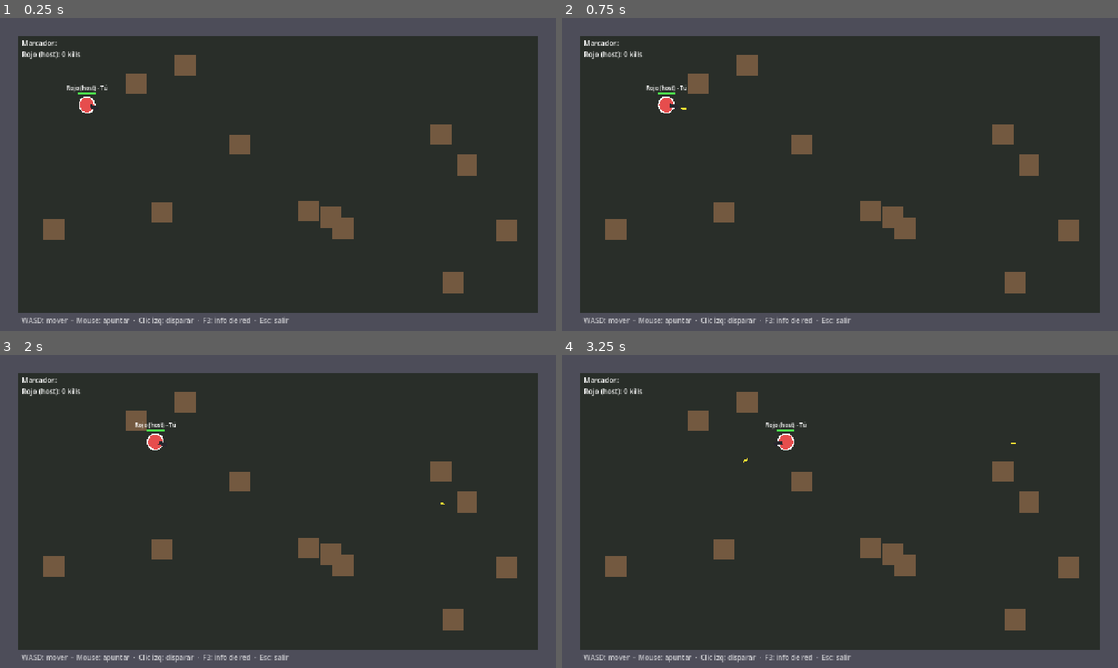
Above: before the commit, frames 1-4 (two rows, left to right).
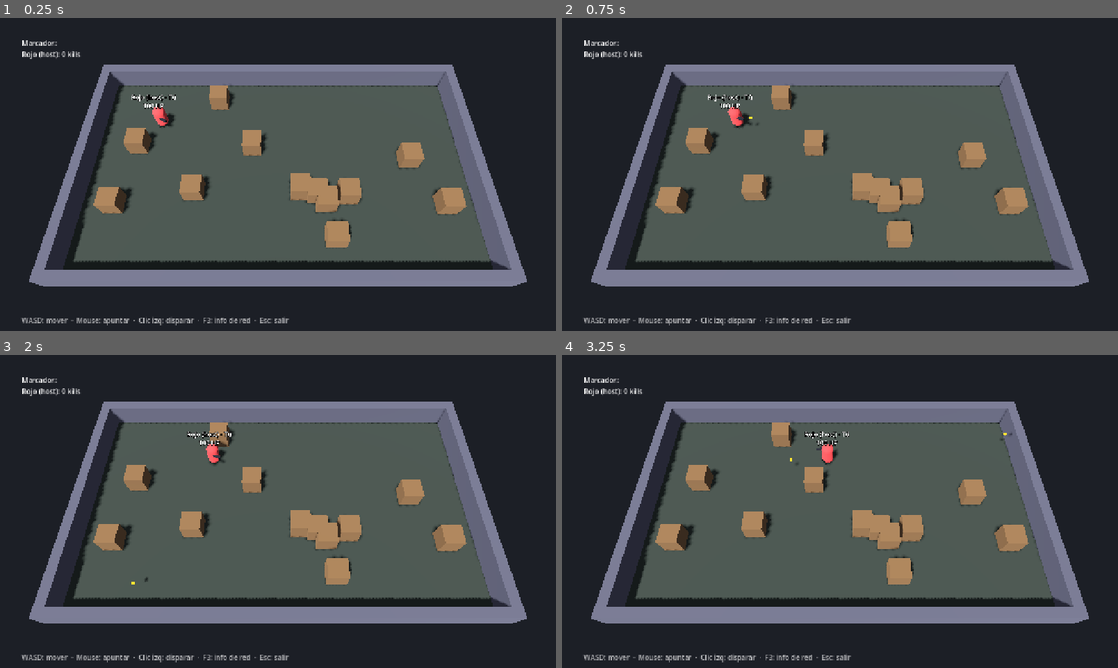
Above: after the commit, the same moments.

Repository: mpinedaj/godot-networked-shooter
Game: Godot game, scene res://scenes/game.tscn
Two runs of this game, one before a commit and one after it. Both use one fixed random seed, a clock stepped at 60 frames per second and the inputs below. This scene is started directly instead of the project's main scene.
Inputs (mouse positions are in pixels of both pictures, inside the frame that each line leads up to):
- Up to frame 1 (0.25 s): no input
- Up to frame 2 (0.75 s): tap Enter at 0.5 s; move the mouse to (962, 158) at 0.52 s; hold Right (ui_right) from 0.53 s (still down); click (962, 158) at 0.67 s
- Up to frame 3 (2 s): release Right (ui_right) at 1.25 s; drag from (166, 527) to (255, 470) at 1.27 s
- Up to frame 4 (3.25 s): move the mouse to (895, 442) at 2.02 s; hold Right (ui_right) 2.03-2.75 s; click (895, 442) at 2.17 s; drag from (812, 574) to (673, 464) at 2.77 s

The runs differ from the first frame. In frame 1, 67% of the frame differs, in the area x 0-100%, y 0-100%; in frame 2, 67%; in frame 3, 66%; in frame 4, 66%.

Commit message:
Pasar el juego a 3D con vista cenital
- Game/Map/Players/Bullets pasan a Node3D; mapa 24x14 m con bordes y
  12 obstáculos deterministas (semilla fija), cámara fija, sol y ambiente.
- Player: CharacterBody3D (modo flotante), cápsula de color como relleno,
  apuntado proyectando el mouse sobre el plano del arma. Se replica
  Visual:rotation (orientación) además de posición, vida y estado.
- Bullet: Area3D. Se activa jolt areas_detect_static_bodies para que
  las balas choquen con paredes.
- La red no cambia: servidor autoritativo, input por RPC no fiable.

Co-Authored-By: Claude Opus 5.5 <noreply@anthropic.com>

Diff:
--- a/project.godot
+++ b/project.godot
@@ -36,6 +36,7 @@
 [physics]
 
 3d/physics_engine="Jolt Physics"
+jolt_physics_3d/simulation/areas_detect_static_bodies=true
 
 [rendering]
 
--- a/scenes/bullet.tscn
+++ b/scenes/bullet.tscn
@@ -2,8 +2,16 @@
 
 [ext_resource type="Script" path="res://scripts/bullet.gd" id="1"]
 
-[sub_resource type="CircleShape2D" id="CircleShape2D_1"]
-radius = 4.0
+[sub_resource type="SphereShape3D" id="SphereShape3D_1"]
+radius = 0.12
+
+[sub_resource type="SphereMesh" id="SphereMesh_1"]
+radius = 0.1
+height = 0.2
+
+[sub_resource type="StandardMaterial3D" id="Material_1"]
+shading_mode = 0
+albedo_color = Color(1, 0.9, 0.2, 1)
 
 [sub_resource type="SceneReplicationConfig" id="ReplicationConfig_bullet"]
 properties/0/path = NodePath(".:position")
@@ -13,13 +21,15 @@
 properties/1/spawn = true
 properties/1/replication_mode = 2
 
-[node name="Bullet" type="Area2D"]
+[node name="Bullet" type="Area3D"]
 script = ExtResource("1")
 
-[node name="CollisionShape2D" type="CollisionShape2D" parent="."]
-shape = SubResource("CircleShape2D_1")
+[node name="CollisionShape3D" type="CollisionShape3D" parent="."]
+shape = SubResource("SphereShape3D_1")
 
-[node name="Visual" type="Polygon2D" parent="."]
+[node name="Visual" type="MeshInstance3D" parent="."]
+mesh = SubResource("SphereMesh_1")
+surface_material_override/0 = SubResource("Material_1")
 
 [node name="MultiplayerSynchronizer" type="MultiplayerSynchronizer" parent="."]
 replication_config = SubResource("ReplicationConfig_bullet")
--- a/scenes/game.tscn
+++ b/scenes/game.tscn
@@ -3,14 +3,14 @@
 [ext_resource type="Script" path="res://scripts/game.gd" id="1"]
 [ext_resource type="Script" path="res://scripts/hud.gd" id="2"]
 
-[node name="Game" type="Node2D"]
+[node name="Game" type="Node3D"]
 script = ExtResource("1")
 
-[node name="Map" type="Node2D" parent="."]
+[node name="Map" type="Node3D" parent="."]
 
-[node name="Players" type="Node2D" parent="."]
+[node name="Players" type="Node3D" parent="."]
 
-[node name="Bullets" type="Node2D" parent="."]
+[node name="Bullets" type="Node3D" parent="."]
 
 [node name="SpawnerPlayers" type="MultiplayerSpawner" parent="."]
 spawn_path = NodePath("../Players")
--- a/scenes/player.tscn
+++ b/scenes/player.tscn
@@ -2,8 +2,9 @@
 
 [ext_resource type="Script" path="res://scripts/player.gd" id="1"]
 
-[sub_resource type="CircleShape2D" id="CircleShape2D_1"]
-radius = 18.0
+[sub_resource type="CapsuleShape3D" id="CapsuleShape3D_1"]
+radius = 0.4
+height = 1.8
 
 [sub_resource type="SceneReplicationConfig" id="ReplicationConfig_player"]
 properties/0/path = NodePath(".:position")
@@ -15,20 +16,28 @@
 properties/2/path = NodePath(".:is_dead")
 properties/2/spawn = true
 properties/2/replication_mode = 2
-properties/3/path = NodePath("Gun:rotation")
+properties/3/path = NodePath("Visual:rotation")
 properties/3/spawn = true
 properties/3/replication_mode = 1
 
-[node name="Player" type="CharacterBody2D"]
+[node name="Player" type="CharacterBody3D"]
 motion_mode = 1
 script = ExtResource("1")
 
-[node name="Gun" type="Node2D" parent="."]
+[node name="Visual" type="Node3D" parent="."]
 
-[node name="GunVisual" type="Polygon2D" parent="Gun"]
+[node name="CollisionShape3D" type="CollisionShape3D" parent="."]
+transform = Transform3D(1, 0, 0, 0, 1, 0, 0, 0, 1, 0, 0.9, 0)
+shape = SubResource("CapsuleShape3D_1")
 
-[node name="CollisionShape2D" type="CollisionShape2D" parent="."]
-shape = SubResource("CircleShape2D_1")
+[node name="NameLabel" type="Label3D" parent="."]
+transform = Transform3D(1, 0, 0, 0, 1, 0, 0, 0, 1, 0, 2.3, 0)
+billboard = 1
+no_depth_test = true
+pixel_size = 0.01
+font_size = 40
+outline_size = 10
+text = "Jugador"
 
 [node name="MultiplayerSynchronizer" type="MultiplayerSynchronizer" parent="."]
 replication_config = SubResource("ReplicationConfig_player")
--- a/scripts/bullet.gd
+++ b/scripts/bullet.gd
@@ -1,23 +1,18 @@
-extends Area2D
-## Bala. Autoridad del servidor: se crea, se mueve y detecta impactos en el
+extends Area3D
+## Bala (3D). Autoridad del servidor: se crea, se mueve y detecta impactos en el
 ## servidor; los clientes solo ven su posición replicada.
 
-const SPEED := 600.0
+const SPEED := 14.0  # m/s
 const LIFETIME := 1.5
 const DAMAGE := 25
 
 var shooter_peer: int = 0
-var direction: Vector2 = Vector2.RIGHT
+var direction: Vector3 = Vector3.FORWARD
 var life: float = LIFETIME
-
-@onready var visual: Polygon2D = $Visual
 
 func _ready() -> void:
 	set_multiplayer_authority(1)
-	# Dibujo simple (no hay asset de bala).
-	visual.polygon = PackedVector2Array([Vector2(-6, -2), Vector2(6, -2), Vector2(6, 2), Vector2(-6, 2)])
-	visual.color = Color(1, 0.9, 0.2)
-	direction = Vector2.RIGHT.rotated(rotation)
+	direction = Vector3.FORWARD.rotated(Vector3.UP, rotation.y)
 	if multiplayer.is_server():
 		body_entered.connect(_on_body_entered)
 
--- a/scripts/game.gd
+++ b/scripts/game.gd
@@ -1,25 +1,27 @@
-extends Node2D
-## Escena de juego. El servidor spawnea jugadores, gestiona el mapa y el marcador.
-## Los clientes reconstruyen el mismo mapa localmente (semilla fija) y reciben
-## jugadores/balas por los MultiplayerSpawner.
+extends Node3D
+## Escena de juego (3D, vista cenital). El servidor spawnea jugadores, gestiona
+## el mapa y el marcador. Los clientes reconstruyen el mismo mapa localmente
+## (semilla fija) y reciben jugadores/balas por los MultiplayerSpawner.
 
 const PLAYER_SCENE := preload("res://scenes/player.tscn")
 const MENU_SCENE := "res://scenes/main_menu.tscn"
-const MAP_SIZE := Vector2(1280, 720)
-const WALL := 40.0
+## Arena: X en [-HALF.x, HALF.x], Z en [-HALF.y, HALF.y] (metros).
+const HALF := Vector2(12, 7)
+const WALL_THICKNESS := 0.6
+const WALL_HEIGHT := 1.5
 
 var kills_map: Dictionary = {}  # peer_id -> kills (autoritativo en el servidor)
 var _bullet_counter: int = 0
-var spawn_points: Array[Vector2] = [
-	Vector2(200, 200), Vector2(1080, 520), Vector2(1080, 200), Vector2(200, 520),
-	Vector2(640, 360), Vector2(640, 140), Vector2(640, 580), Vector2(400, 360),
+var spawn_points: Array[Vector3] = [
+	Vector3(-8, 0, -3.5), Vector3(8, 0, 3.5), Vector3(8, 0, -3.5), Vector3(-8, 0, 3.5),
+	Vector3(0, 0, 0), Vector3(0, 0, -4.5), Vector3(0, 0, 4.5), Vector3(-4, 0, 0),
 ]
 
-@onready var players_node: Node2D = $Players
-@onready var bullets_node: Node2D = $Bullets
+@onready var players_node: Node3D = $Players
+@onready var bullets_node: Node3D = $Bullets
 @onready var spawner_players: MultiplayerSpawner = $SpawnerPlayers
 @onready var hud: CanvasLayer = $HUD
-@onready var map_node: Node2D = $Map
+@onready var map_node: Node3D = $Map
 
 func _ready() -> void:
 	_build_map()
@@ -42,63 +44,96 @@
 
 # ---------------- Mapa (determinista: igual en todos los peers) ----------------
 func _build_map() -> void:
-	var floor_rect := ColorRect.new()
-	floor_rect.size = MAP_SIZE
-	floor_rect.color = Color(0.16, 0.18, 0.16)
-	floor_rect.mouse_filter = Control.MOUSE_FILTER_IGNORE
-	floor_rect.z_index = -10
-	map_node.add_child(floor_rect)
+	_build_environment()
 
-	var walls := Node2D.new()
+	# Suelo (solo visual: los jugadores se mueven en el plano y = 0).
+	var floor_mesh := MeshInstance3D.new()
+	var plane := PlaneMesh.new()
+	plane.size = HALF * 2 + Vector2(WALL_THICKNESS, WALL_THICKNESS) * 2
+	floor_mesh.mesh = plane
+	floor_mesh.material_override = _mat(Color(0.22, 0.25, 0.22))
+	map_node.add_child(floor_mesh)
+
+	var walls := Node3D.new()
 	walls.name = "Walls"
 	map_node.add_child(walls)
 	# Bordes.
-	for r in [
-		Rect2(0, 0, MAP_SIZE.x, WALL),
-		Rect2(0, MAP_SIZE.y - WALL, MAP_SIZE.x, WALL),
-		Rect2(0, 0, WALL, MAP_SIZE.y),
-		Rect2(MAP_SIZE.x - WALL, 0, WALL, MAP_SIZE.y),
-	]:
-		walls.add_child(_make_block(r.position + r.size / 2, r.size, Color(0.3, 0.3, 0.35)))
+	var t := WALL_THICKNESS
+	var long := HALF.x * 2 + t * 2
+	var short := HALF.y * 2
+	walls.add_child(_make_block(Vector3(0, 0, -HALF.y - t / 2), Vector3(long, WALL_HEIGHT, t), Color(0.35, 0.35, 0.4)))
+	walls.add_child(_make_block(Vector3(0, 0, HALF.y + t / 2), Vector3(long, WALL_HEIGHT, t), Color(0.35, 0.35, 0.4)))
+	walls.add_child(_make_block(Vector3(-HALF.x - t / 2, 0, 0), Vector3(t, WALL_HEIGHT, short), Color(0.35, 0.35, 0.4)))
+	walls.add_child(_make_block(Vector3(HALF.x + t / 2, 0, 0), Vector3(t, WALL_HEIGHT, short), Color(0.35, 0.35, 0.4)))
 
 	# Obstáculos con semilla fija: todos los peers generan exactamente los mismos.
 	var rng := RandomNumberGenerator.new()
 	rng.seed = 12345
 	var placed := 0
 	while placed < 12:
-		var pos := Vector2(rng.randf_range(100, 1180), rng.randf_range(100, 620))
+		var pos := Vector3(rng.randf_range(-HALF.x + 1.5, HALF.x - 1.5), 0, rng.randf_range(-HALF.y + 1.5, HALF.y - 1.5))
 		if _near_spawn(pos):
 			continue  # Sigue usando el mismo rng: el resultado sigue siendo determinista.
-		walls.add_child(_make_block(pos, Vector2(48, 48), Color(0.45, 0.35, 0.25)))
+		walls.add_child(_make_block(pos, Vector3(1.2, 1.2, 1.2), Color(0.5, 0.38, 0.25)))
 		placed += 1
 
-func _near_spawn(pos: Vector2) -> bool:
+func _build_environment() -> void:
+	# Cámara fija que ve toda la arena (igual para todos los jugadores).
+	var cam := Camera3D.new()
+	cam.fov = 50
+	map_node.add_child(cam)
+	cam.position = Vector3(0, 19, 11)
+	cam.look_at(Vector3(0, 0, 0.6))
+	cam.make_current()
+	# Luz del sol con sombras.
+	var sun := DirectionalLight3D.new()
+	sun.shadow_enabled = true
+	map_node.add_child(sun)
+	sun.rotation_degrees = Vector3(-55, -30, 0)
+	# Cielo/ambiente.
+	var env := Environment.new()
+	env.background_mode = Environment.BG_COLOR
+	env.background_color = Color(0.11, 0.12, 0.15)
+	env.ambient_light_source = Environment.AMBIENT_SOURCE_COLOR
+	env.ambient_light_color = Color(0.6, 0.62, 0.7)
+	env.ambient_light_energy = 0.6
+	var we := WorldEnvironment.new()
+	we.environment = env
+	map_node.add_child(we)
+
+func _near_spawn(pos: Vector3) -> bool:
 	for sp in spawn_points:
-		if pos.distance_to(sp) < 80:
+		if pos.distance_to(sp) < 2.0:
 			return true
 	return false
 
-func _make_block(center: Vector2, size: Vector2, color: Color) -> StaticBody2D:
-	var sb := StaticBody2D.new()
-	sb.position = center
-	var cs := CollisionShape2D.new()
-	var rs := RectangleShape2D.new()
-	rs.size = size
-	cs.shape = rs
+func _mat(color: Color) -> StandardMaterial3D:
+	var m := StandardMaterial3D.new()
+	m.albedo_color = color
+	return m
+
+## Bloque con colisión apoyado en el suelo (center.y = 0 es la base).
+func _make_block(center: Vector3, size: Vector3, color: Color) -> StaticBody3D:
+	var sb := StaticBody3D.new()
+	sb.position = center + Vector3(0, size.y / 2, 0)
+	var cs := CollisionShape3D.new()
+	var bs := BoxShape3D.new()
+	bs.size = size
+	cs.shape = bs
 	sb.add_child(cs)
-	var vis := ColorRect.new()
-	vis.size = size
-	vis.position = -size / 2
-	vis.color = color
-	vis.mouse_filter = Control.MOUSE_FILTER_IGNORE
-	sb.add_child(vis)
+	var mi := MeshInstance3D.new()
+	var bm := BoxMesh.new()
+	bm.size = size
+	mi.mesh = bm
+	mi.material_override = _mat(color)
+	sb.add_child(mi)
 	return sb
 
 func next_bullet_id() -> int:
 	_bullet_counter += 1
 	return _bullet_counter
 
-func random_spawn_point() -> Vector2:
+func random_spawn_point() -> Vector3:
 	return spawn_points[randi() % spawn_points.size()]
 
 # ---------------- Jugadores ----------------
@@ -134,7 +169,7 @@
 func _on_peer_left(peer_id: int) -> void:
 	if not multiplayer.is_server():
 		return
-	var p := players_node.get_node_or_null(str(peer_id))
+	var p = players_node.get_node_or_null(str(peer_id))
 	if p:
 		p.queue_free()  # El spawner replica la eliminación.
 	kills_map.erase(peer_id)
--- a/scripts/player.gd
+++ b/scripts/player.gd
@@ -1,15 +1,15 @@
-extends CharacterBody2D
-## Jugador. La autoridad la tiene el servidor (peer id 1):
+extends CharacterBody3D
+## Jugador (3D, vista cenital). La autoridad la tiene el servidor (peer id 1):
 ##  - Cada peer captura SU input. El host lo aplica directo; un cliente lo envía
 ##    al servidor por RPC (canal no fiable: si se pierde un paquete llega el siguiente).
 ##  - El servidor calcula movimiento, disparos, daño y muerte.
-##  - El MultiplayerSynchronizer replica posición/vida/estado a todos.
-
-const SPEED := 220.0
+##  - El MultiplayerSynchronizer replica posición/orientación/vida/estado a todos.
+
+const SPEED := 5.0  # m/s
 const MAX_HEALTH := 100
 const SHOOT_COOLDOWN := 0.25
-const RADIUS := 18.0
-const MUZZLE_DISTANCE := 32.0  # La bala nace fuera del propio cuerpo.
+const MUZZLE_DISTANCE := 0.9  # La bala nace fuera del propio cuerpo.
+const GUN_HEIGHT := 1.0  # Altura del arma y de las balas (m).
 const RESPAWN_TIME := 3.0
 const BULLET_SCENE := preload("res://scenes/bullet.tscn")
 
@@ -28,7 +28,7 @@
 @export var health: int = MAX_HEALTH:
 	set(value):
 		health = value
-		queue_redraw()
+		_update_label()
 
 @export var is_dead: bool = false:
 	set(value):
@@ -37,53 +37,70 @@
 
 # Input recibido (solo el servidor lo usa para simular).
 var input_move: Vector2 = Vector2.ZERO
-var input_aim: float = 0.0
+var input_aim: float = 0.0  # Ángulo (yaw) en radianes alrededor del eje Y.
 var input_shoot: bool = false
 var shoot_cooldown: float = 0.0
 
-@onready var gun: Node2D = $Gun
-@onready var gun_visual: Polygon2D = $Gun/GunVisual
-@onready var collision: CollisionShape2D = $CollisionShape2D
+## "Visual" gira hacia donde apunta el jugador (su rotación se replica).
+## El cuerpo físico no gira, así las etiquetas de arriba quedan derechas.
+@onready var visual: Node3D = $Visual
+@onready var collision: CollisionShape3D = $CollisionShape3D
+@onready var name_label: Label3D = $NameLabel
 
 func _ready() -> void:
-	# La autoridad del jugador es el servidor.
 	set_multiplayer_authority(1)
-	gun_visual.polygon = PackedVector2Array([
-		Vector2(8, -4), Vector2(MUZZLE_DISTANCE - 4, -4),
-		Vector2(MUZZLE_DISTANCE - 4, 4), Vector2(8, 4),
-	])
-	gun_visual.color = Color(0.15, 0.15, 0.18)
+	_build_placeholder_visual()
 	_apply_dead_state()
-	queue_redraw()
+	_update_label()
 
 func setup(p_peer_id: int, p_slot: int) -> void:
 	peer_id = p_peer_id
 	slot = p_slot
 	name = str(peer_id)  # Nombre igual en todos los peers (ruta de los RPC).
 
+func get_color() -> Color:
+	return COLORS[slot % COLORS.size()]
+
 func get_display_name() -> String:
 	return COLOR_NAMES[slot % COLOR_NAMES.size()] + (" (host)" if peer_id == 1 else "")
 
 func is_local() -> bool:
 	return peer_id == multiplayer.get_unique_id()
 
-## --- Dibujo simple: cuerpo, barra de vida y nombre ---
-func _draw() -> void:
-	var c: Color = COLORS[slot % COLORS.size()]
-	draw_circle(Vector2.ZERO, RADIUS, c)
-	# El jugador local tiene borde blanco para reconocerse.
-	var outline := Color.WHITE if is_local() else Color(0, 0, 0, 0.6)
-	draw_arc(Vector2.ZERO, RADIUS, 0, TAU, 32, outline, 3.0 if is_local() else 1.5)
-	# Barra de vida.
-	var w := 40.0
-	var y := -RADIUS - 12
-	draw_rect(Rect2(-w / 2, y, w, 5), Color(0, 0, 0, 0.7))
-	draw_rect(Rect2(-w / 2, y, w * float(health) / MAX_HEALTH, 5), Color(0.3, 0.9, 0.3))
-	# Nombre.
-	var font := ThemeDB.fallback_font
-	var label := get_display_name() + (" - Tú" if is_local() else "")
-	var size := font.get_string_size(label, HORIZONTAL_ALIGNMENT_LEFT, -1, 13)
-	draw_string(font, Vector2(-size.x / 2, y - 4), label, HORIZONTAL_ALIGNMENT_LEFT, -1, 13)
+## Dirección horizontal a la que mira un yaw dado (Godot: -Z es "adelante").
+static func aim_direction(yaw: float) -> Vector3:
+	return Vector3.FORWARD.rotated(Vector3.UP, yaw)
+
+# ---------------- Visual ----------------
+func _build_placeholder_visual() -> void:
+	# Cuerpo: cápsula del color del jugador.
+	var body := MeshInstance3D.new()
+	var capsule := CapsuleMesh.new()
+	capsule.radius = 0.4
+	capsule.height = 1.6
+	body.mesh = capsule
+	body.position.y = 0.8
+	var mat := StandardMaterial3D.new()
+	mat.albedo_color = get_color()
+	body.material_override = mat
+	visual.add_child(body)
+	# Arma: caja alargada hacia adelante (-Z).
+	var gun := MeshInstance3D.new()
+	var box := BoxMesh.new()
+	box.size = Vector3(0.14, 0.14, 0.6)
+	gun.mesh = box
+	gun.position = Vector3(0.25, GUN_HEIGHT, -0.45)
+	var gmat := StandardMaterial3D.new()
+	gmat.albedo_color = Color(0.15, 0.15, 0.18)
+	gun.material_override = gmat
+	visual.add_child(gun)
+
+func _update_label() -> void:
+	if name_label == null:
+		return
+	var txt := get_display_name() + (" - Tú" if is_local() else "")
+	name_label.text = "%s\n%d HP" % [txt, health]
+	name_label.modulate = Color.WHITE if is_local() else get_color().lightened(0.3)
 
 func _apply_dead_state() -> void:
 	visible = not is_dead
@@ -91,7 +108,7 @@
 		# Diferido: puede llamarse dentro de un callback de física (impacto de bala).
 		collision.set_deferred("disabled", is_dead)
 
-## --- Captura de input (en el peer dueño de este jugador) ---
+# ---------------- Captura de input (en el peer dueño de este jugador) ----------------
 func _process(_delta: float) -> void:
 	if not is_local() or is_dead:
 		return
@@ -104,8 +121,8 @@
 		move.y += 1
 	if Input.is_key_pressed(KEY_W) or Input.is_action_pressed("ui_up"):
 		move.y -= 1
-	var aim := (get_global_mouse_position() - global_position).angle()
-	var shoot := Input.is_mouse_button_pressed(MOUSE_BUTTON_LEFT) and _window_has_focus()
+	var aim := _mouse_aim()
+	var shoot := Input.is_mouse_button_pressed(MOUSE_BUTTON_LEFT) and get_window().has_focus()
 
 	if multiplayer.is_server():
 		# El host es servidor y jugador a la vez: aplica su input sin pasar por la red.
@@ -113,12 +130,23 @@
 	else:
 		# Cliente -> servidor. Solo se envía la intención, nunca la posición.
 		receive_input.rpc_id(1, move, aim, shoot)
-		# Predicción visual mínima: el arma apunta al mouse sin esperar al servidor.
-		gun.rotation = aim
-
-func _window_has_focus() -> bool:
-	# Con dos instancias en el mismo PC, evita que un clic en una ventana dispare en la otra.
-	return get_window().has_focus()
+		# Predicción visual mínima: girar hacia el mouse sin esperar al servidor.
+		visual.rotation.y = aim
+
+## Proyecta el mouse sobre el plano horizontal a la altura del arma.
+func _mouse_aim() -> float:
+	var cam := get_viewport().get_camera_3d()
+	if cam == null:
+		return input_aim
+	var mp := get_viewport().get_mouse_position()
+	var hit = Plane(Vector3.UP, GUN_HEIGHT).intersects_ray(cam.project_ray_origin(mp), cam.project_ray_normal(mp))
+	if hit == null:
+		return visual.rotation.y
+	var d: Vector3 = hit - global_position
+	d.y = 0
+	if d.length() < 0.05:
+		return visual.rotation.y
+	return atan2(-d.x, -d.z)
 
 @rpc("any_peer", "call_remote", "unreliable_ordered", 0)
 func receive_input(move: Vector2, aim: float, shoot: bool) -> void:
@@ -134,26 +162,27 @@
 	input_aim = aim
 	input_shoot = shoot
 
-## --- Simulación (solo servidor) ---
+# ---------------- Simulación (solo servidor) ----------------
 func _physics_process(delta: float) -> void:
 	if not multiplayer.is_server():
 		return
 	if is_dead:
 		return
-	gun.rotation = input_aim
+	visual.rotation.y = input_aim
 	shoot_cooldown -= delta
 	if input_shoot and shoot_cooldown <= 0.0:
 		shoot_cooldown = SHOOT_COOLDOWN
 		_spawn_bullet(input_aim)
-	velocity = input_move * SPEED
+	velocity = Vector3(input_move.x, 0, input_move.y) * SPEED
 	move_and_slide()
 
 func _spawn_bullet(aim: float) -> void:
 	# En el servidor: se añade bajo Game/Bullets y el MultiplayerSpawner la replica.
 	var game = get_parent().get_parent()
 	var b = BULLET_SCENE.instantiate()
-	b.position = global_position + Vector2.from_angle(aim) * MUZZLE_DISTANCE
-	b.rotation = aim
+	var origin := global_position + Vector3(0, GUN_HEIGHT, 0)
+	b.position = origin + aim_direction(aim) * MUZZLE_DISTANCE
+	b.rotation.y = aim
 	b.shooter_peer = peer_id
 	# Nombre único: si se reutiliza un nombre de una bala ya destruida, los
 	# clientes pueden confundir los paquetes de sincronización de ambas.
